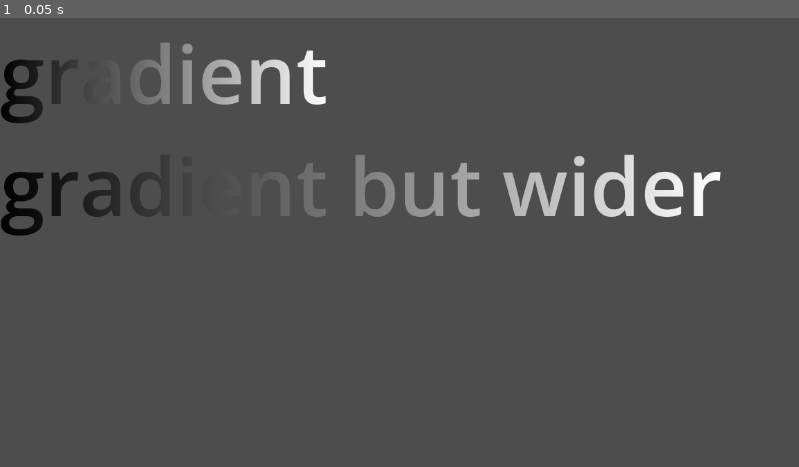
Above: before the commit, frame 1.
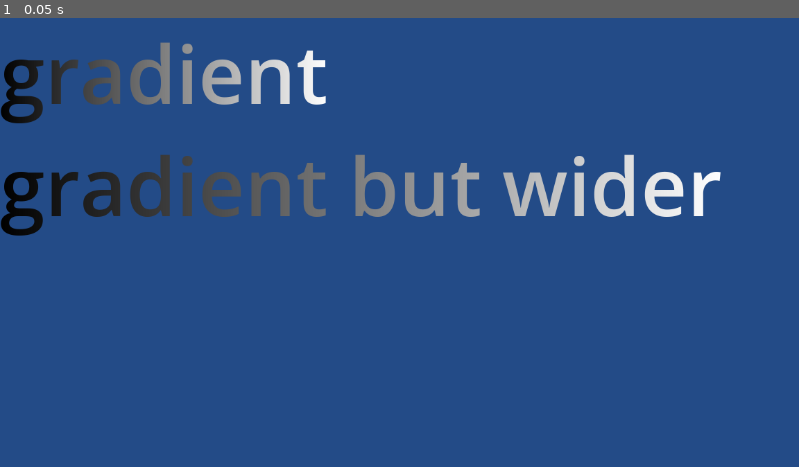
Above: after the commit, the same moment.

Repository: cgsdev0/godot-gradient-text
Game: Godot game, scene res://control.tscn
Two runs of this game, one before a commit and one after it. Both use one fixed random seed, a clock stepped at 60 frames per second and the inputs below.
Inputs:
- Up to frame 1 (0.05 s): no input

The runs differ from the first frame. In frame 1, 94% of the frame differs, in the area x 0-100%, y 0-100%.

Commit message:
no more icon

Diff:
--- a/icon.svg
+++ /dev/null
@@ -1 +0,0 @@
-<svg height="128" width="128" xmlns="http://www.w3.org/2000/svg"><rect x="2" y="2" width="124" height="124" rx="14" fill="#363d52" stroke="#212532" stroke-width="4"/><g transform="scale(.101) translate(122 122)"><g fill="#fff"><path d="M105 673v33q407 354 814 0v-33z"/><path fill="#478cbf" d="m105 673 152 14q12 1 15 14l4 67 132 10 8-61q2-11 15-15h162q13 4 15 15l8 61 132-10 4-67q3-13 15-14l152-14V427q30-39 56-81-35-59-83-108-43 20-82 47-40-37-88-64 7-51 8-102-59-28-123-42-26 43-46 89-49-7-98 0-20-46-46-89-64 14-123 42 1 51 8 102-48 27-88 64-39-27-82-47-48 49-83 108 26 42 56 81zm0 33v39c0 276 813 276 813 0v-39l-134 12-5 69q-2 10-14 13l-162 11q-12 0-16-11l-10-65H447l-10 65q-4 11-16 11l-162-11q-12-3-14-13l-5-69z"/><path d="M483 600c3 34 55 34 58 0v-86c-3-34-55-34-58 0z"/><circle cx="725" cy="526" r="90"/><circle cx="299" cy="526" r="90"/></g><g fill="#414042"><circle cx="307" cy="532" r="60"/><circle cx="717" cy="532" r="60"/></g></g></svg>
--- a/project.godot
+++ b/project.godot
@@ -19,3 +19,4 @@
 
 renderer/rendering_method="gl_compatibility"
 renderer/rendering_method.mobile="gl_compatibility"
+environment/defaults/default_clear_color=Color(0.137255, 0.294118, 0.529412, 1)
Not shown, removed: icon.svg.import
